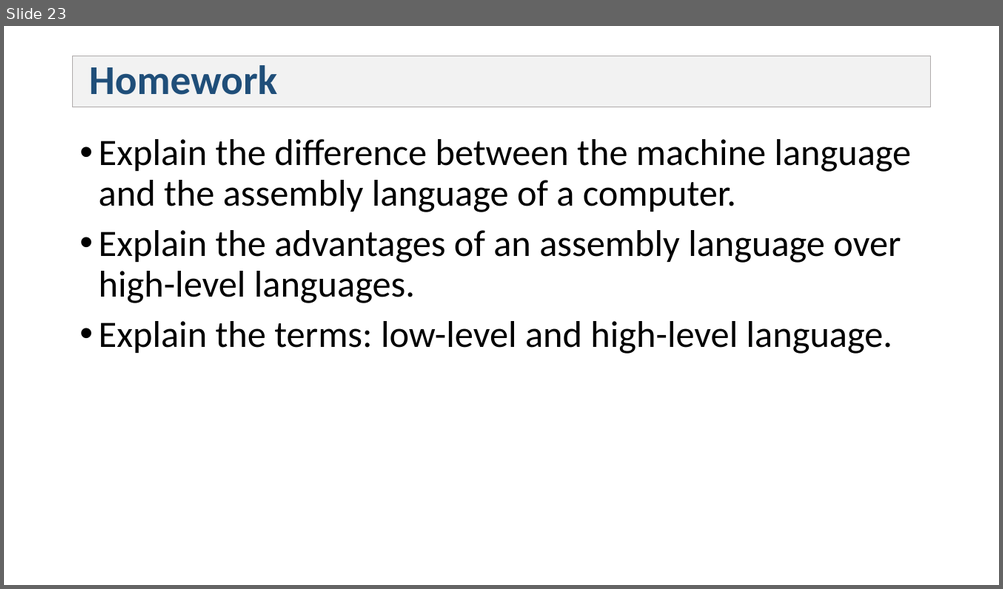
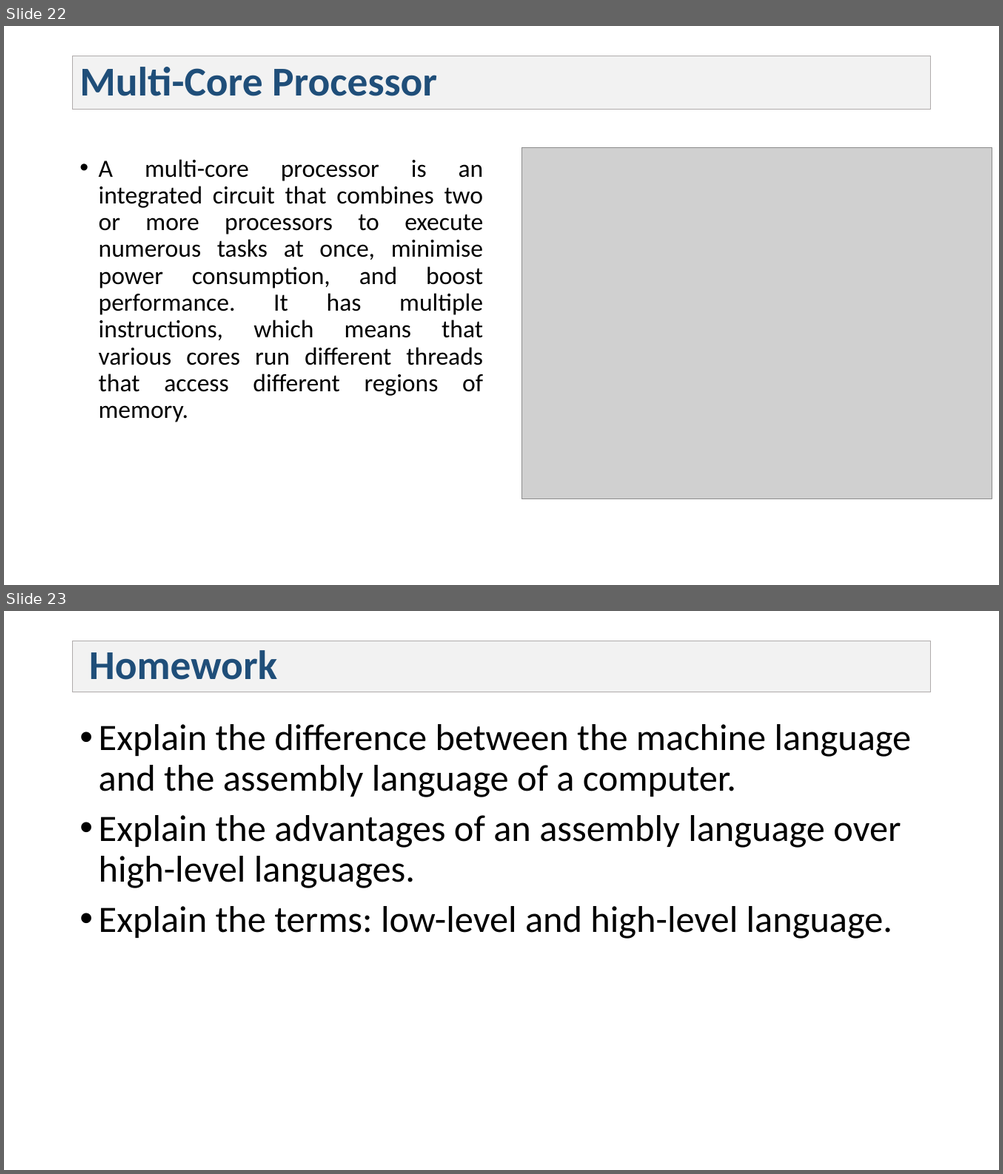
Before and after one commit to Syedshajib55/Microprocessor-Assembly-Language-Interfacing, a slide deck: Lecture 2.pptx. Shown one above the other, each under a label of ours: slide 23 before the commit, slides 22 and 23 after it. The pictures are 1003x589 and 1003x1174 pixels, drawn with LibreOffice and Linux fonts; fonts in the diff are those of the drawing; grey boxes stand for pictures. Boxes give left, top, right and bottom in pixels: in the first picture for what was removed or moved away, otherwise in the second. Text is boxed around its words. In the diff, an @@ line names an element or a change of style, - is before the commit and + after.

```diff
--- a/Lecture 2.pptx
+++ b/Lecture 2.pptx
@@ slide 22 added at [4, 26, 999, 585], background #FFFFFF @@
@@ title added at [73, 56, 930, 110], fill #F2F2F2, outline #AFABAB 0.75 pt, 39.6 pt, text #1F4E79, bold @@
+Multi-Core Processor
@@ picture added at [522, 147, 992, 500] @@
@@ text added at [99, 159, 484, 423], 24 pt, text #000000 @@
+• A multi-core processor is an integrated circuit that combines two or more processors to execute numerous tasks at once, minimise power consumption, and boost performance. It has multiple instructions, which means that various cores run different threads that access different regions of memory.
```
Also in this commit, not shown: 1 slide changed, 1 slide removed, 1 other file.
